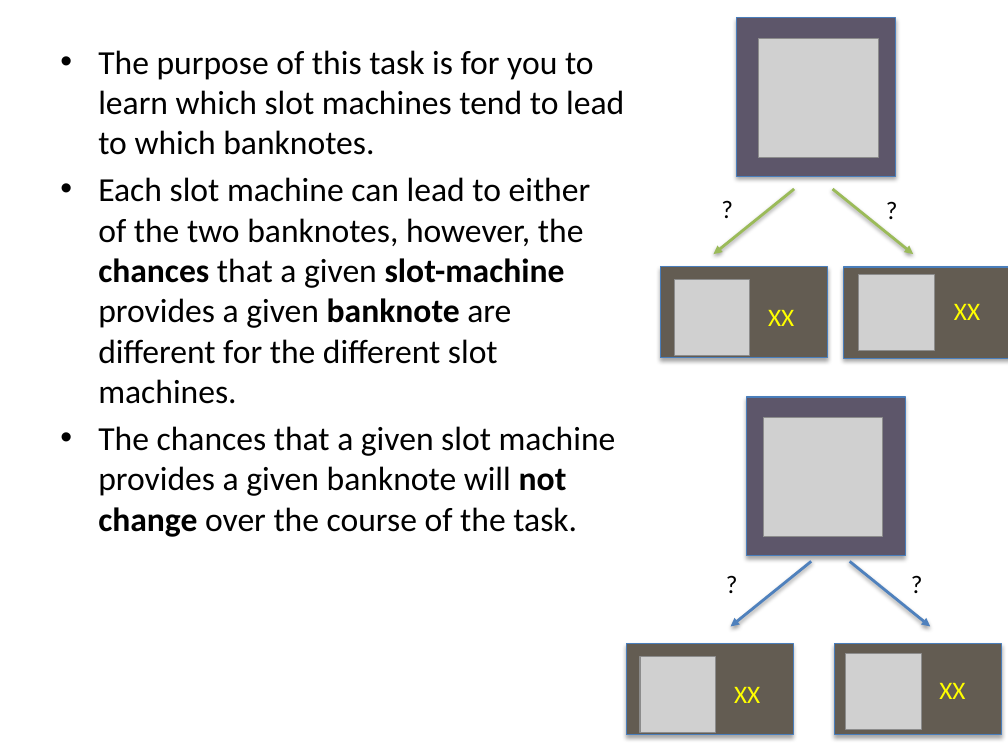
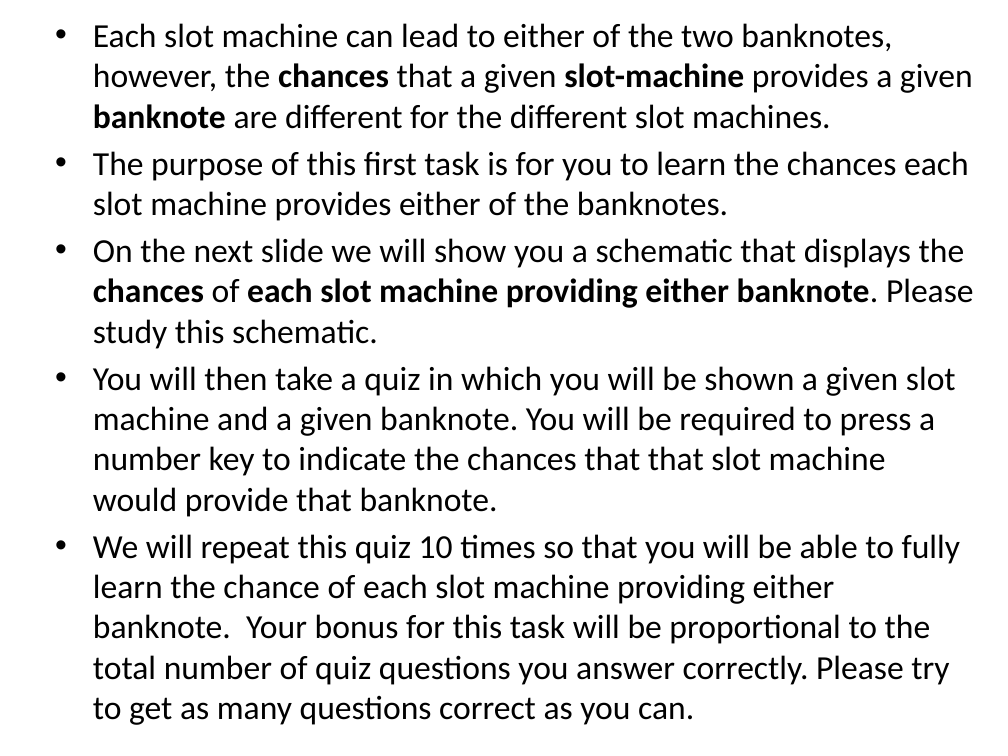
Before and after one commit to evanrussek/Gamble_Task_browser, a slide deck: slide 3 of public/task_ver3/Stimuli/uws_instr_slides_ver2.pptx. Drawn at 1008x756 pixels with LibreOffice and Linux fonts; fonts in the diff are those of the drawing; grey boxes stand for pictures. Boxes give left, top, right and bottom in pixels: in the first picture for what was removed or moved away, otherwise in the second. Text is boxed around its words. In the diff, an @@ line names an element or a change of style, - is before the commit and + after.

```diff
--- a/public/task_ver3/Stimuli/uws_instr_slides_ver2.pptx
+++ b/public/task_ver3/Stimuli/uws_instr_slides_ver2.pptx
@@ text "Each slot machine can lead ...": place and size @@
-text "Each slot machine can lead ..." at [98, 50, 624, 537]
+text "Each slot machine can lead ..." at [93, 23, 974, 725]
@@ rectangle removed at [737, 18, 895, 176] @@
@@ text at [98, 50, 624, 155]: paragraph removed @@
-• The purpose of this task is for you to learn which slot machines tend to lead to which banknotes.
@@ picture removed at [759, 38, 878, 157] @@
@@ text at [93, 151, 974, 725]: text changed @@
-• The chances that a given slot machine provides a given banknote will not change over the course of the task.
+• The purpose of this first task is for you to learn the chances each slot machine provides either of the banknotes.
+• On the next slide we will show you a schematic that displays the chances of each slot machine providing either banknote. Please study this schematic.
+• You will then take a quiz in which you will be shown a given slot machine and a given banknote. You will be required to press a number key to indicate the chances that that slot machine would provide that banknote.
+• We will repeat this quiz 10 times so that you will be able to fully learn the chance of each slot machine providing either banknote. Your bonus for this task will be proportional to the total number of quiz questions you answer correctly. Please try to get as many questions correct as you can.
@@ text removed at [712, 188, 744, 229] @@
-?
@@ arrow removed from (794, 188) to (714, 254) @@
@@ arrow removed from (833, 190) to (913, 254) @@
@@ text removed at [876, 190, 908, 230] @@
-?
@@ rectangle removed at [660, 267, 827, 359] @@
@@ rectangle removed at [844, 267, 1008, 359] @@
@@ picture removed at [674, 280, 750, 356] @@
@@ picture removed at [859, 275, 934, 351] @@
@@ text removed at [768, 310, 794, 326] @@
-XX
@@ text removed at [954, 304, 980, 320] @@
-XX
@@ rectangle removed at [746, 397, 904, 555] @@
@@ picture removed at [763, 418, 882, 537] @@
@@ text removed at [716, 563, 748, 604] @@
-?
@@ arrow removed from (811, 561) to (731, 627) @@
@@ arrow removed from (850, 561) to (930, 627) @@
@@ text removed at [901, 563, 933, 604] @@
-?
@@ rectangle removed at [626, 644, 792, 736] @@
@@ picture removed at [640, 657, 716, 733] @@
@@ rectangle removed at [835, 643, 1001, 735] @@
@@ picture removed at [846, 654, 921, 730] @@
@@ text removed at [734, 687, 760, 703] @@
-XX
@@ text removed at [939, 683, 965, 699] @@
-XX
```
Also in this commit, not shown: 5 other slides changed, 1 slide added, 4 slides removed, 34 other files.
